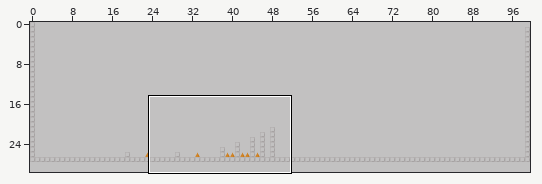
One commit to this Tiled map: assets/levels/TestLevel.tmx. The picture above shows the old version from afar; the outline marks the close-up.
Close-up. Earlier state:
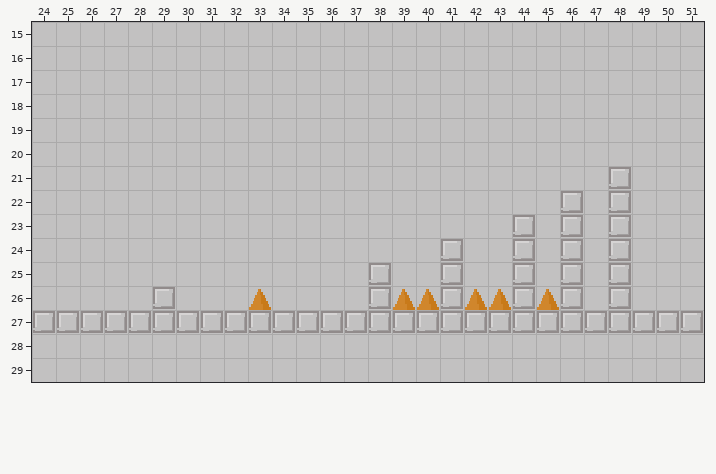
Cells are 16x16 px. Shown: x 24..51, y 15..29. The commit also changed other parts of the map, which this record leaves out.
Once edited:
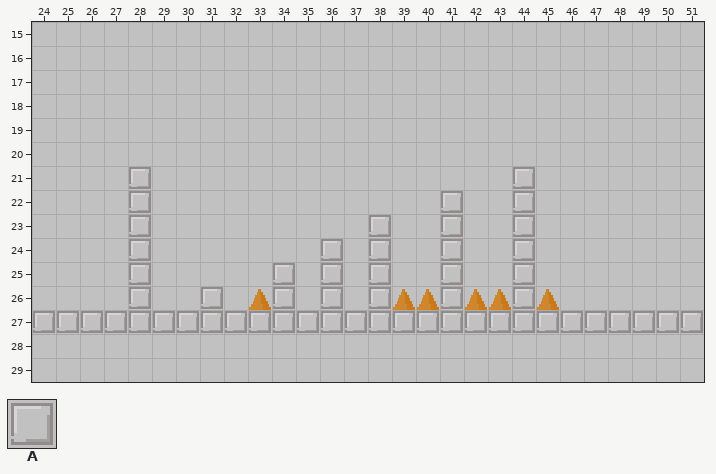
Key: from "levelTileset": A 1.
_ is an empty cell.
Edits made:
{"where": "layer \"Destructable\""}
{"y":21,"x":28,"old":"_","new":"A"}
{"y":21,"x":44,"old":"_","new":"A"}
{"y":22,"x":28,"old":"_","new":"A"}
{"y":22,"x":41,"old":"_","new":"A"}
{"y":22,"x":44,"old":"_","new":"A"}
{"y":23,"x":28,"old":"_","new":"A"}
{"y":23,"x":38,"old":"_","new":"A"}
{"y":23,"x":41,"old":"_","new":"A"}
{"y":24,"x":28,"old":"_","new":"A"}
{"y":24,"x":36,"old":"_","new":"A"}
{"y":24,"x":38,"old":"_","new":"A"}
{"y":25,"x":28,"old":"_","new":"A"}
{"y":25,"x":34,"old":"_","new":"A"}
{"y":25,"x":36,"old":"_","new":"A"}
{"y":26,"x":28,"old":"_","new":"A"}
{"y":26,"x":31,"old":"_","new":"A"}
{"y":26,"x":34,"old":"_","new":"A"}
{"y":26,"x":36,"old":"_","new":"A"}
{"where": "layer \"Foreground\""}
{"y":21,"x":48,"old":"A","new":"_"}
{"y":22,"x":46,"old":"A","new":"_"}
{"y":22,"x":48,"old":"A","new":"_"}
{"y":23,"x":46,"old":"A","new":"_"}
{"y":23,"x":48,"old":"A","new":"_"}
{"y":24,"x":46,"old":"A","new":"_"}
{"y":24,"x":48,"old":"A","new":"_"}
{"y":25,"x":46,"old":"A","new":"_"}
{"y":25,"x":48,"old":"A","new":"_"}
{"y":26,"x":29,"old":"A","new":"_"}
{"y":26,"x":46,"old":"A","new":"_"}
{"y":26,"x":48,"old":"A","new":"_"}
